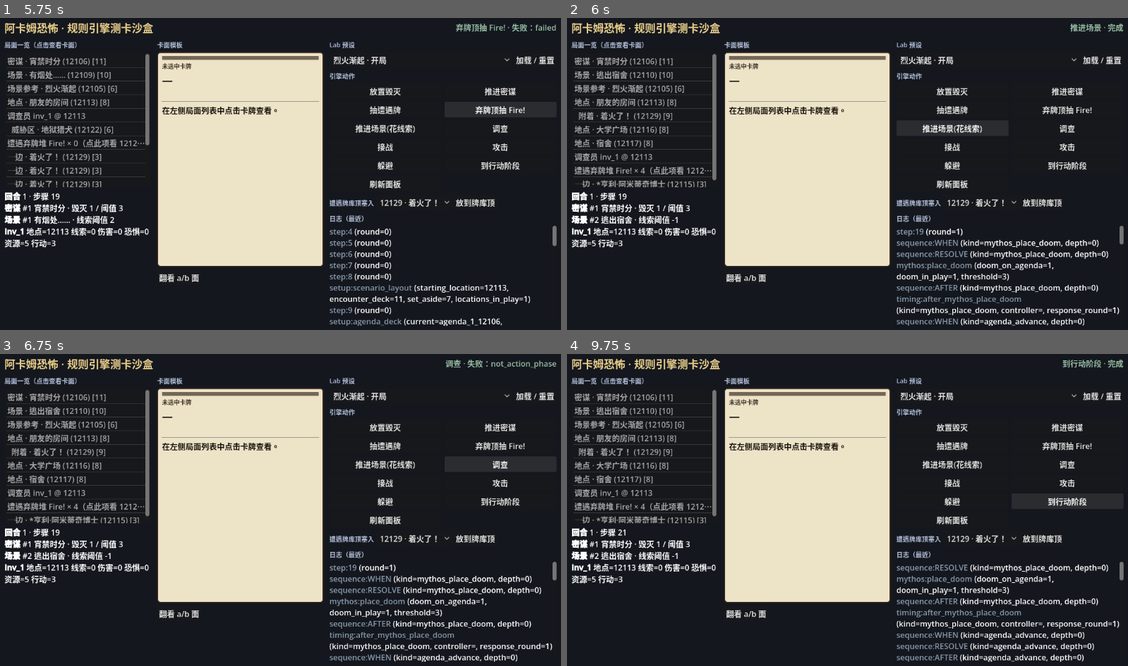
Above: before the commit, frames 1-4 (two rows, left to right).
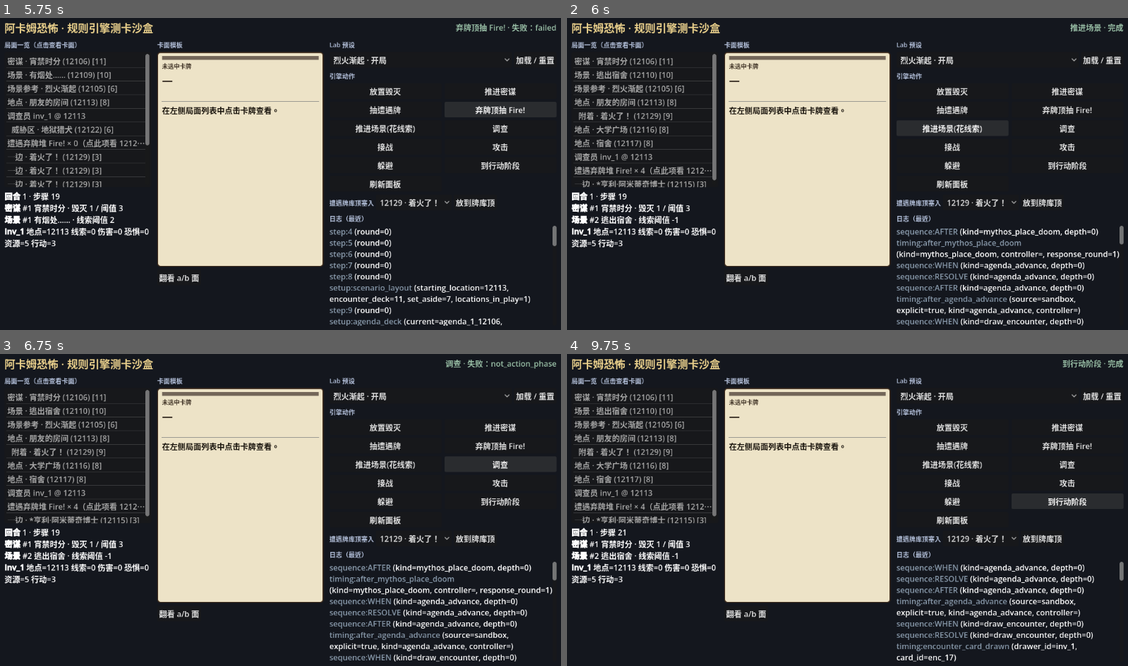
Above: after the commit, the same moments.

Repository: BlastMasterCreeper/arkhamhorror
Game: Godot game, scene res://ui/sandbox/sandbox.tscn
The game is run twice, just before and just after one commit, with the same random seed, the same clock (stepped at 60 frames per second) and the same inputs.
Inputs:
- Up to frame 1 (5.75 s): click "翻看 a/b 面" at 0.5 s; click "烈火渐起 · 开局" at 1.25 s; click "加载 / 重置" at 2 s; click "放置毁灭" at 2.75 s; click "推进密谋" at 3.5 s; click "抽遭遇牌" at 4.25 s; click "弃牌顶抽 Fire!" at 5 s
- Up to frame 2 (6 s): click "推进场景(花线索)" at 5.75 s
- Up to frame 3 (6.75 s): click "调查" at 6.5 s
- Up to frame 4 (9.75 s): click "接战" at 7.25 s; click "攻击" at 8 s; click "躲避" at 8.75 s; click "到行动阶段" at 9.5 s

Frame 1 is identical in both runs. In frame 2, 3.3% of the frame differs, in the area x 58-99%, y 67-99%; in frame 3, 3.3%; in frame 4, 3.7%.

Commit message:
Route LISTENER, peril, and act-back through CompositionMount.
Clear remaining §3.1 vacuum paths: ListenerDispatcher and act/agenda
back bodies nest seq.ability.resolve; peril and hidden privacy nest
seq.effect.register. Shared CompositionMount helper also used by
Initiation and Forced activation.

Co-authored-by: BlastMasterCreeper <BlastMasterCreeper@users.noreply.github.com>

Diff:
--- a/bootstrap/game_bootstrap.gd
+++ b/bootstrap/game_bootstrap.gd
@@ -38,7 +38,7 @@
 		ctx.state, ctx.registrations, ctx.mutator, ctx.log
 	)
 	ctx.composition.bind_game_context(ctx)
-	ctx.listeners = ListenerDispatcher.new(ctx.registrations, ctx.composition)
+	ctx.listeners = ListenerDispatcher.new(ctx.registrations, ctx)
 	ctx.timing.bind_listeners(ctx.listeners)
 	ctx.legality = InitiationLegalityChecker.new()
 	ctx.initiation = AbilityInitiationPipeline.new(
--- a/rules/abilities/ability_initiation_pipeline.gd
+++ b/rules/abilities/ability_initiation_pipeline.gd
@@ -166,21 +166,13 @@
 func _resolve_composition_on_stack(intent: InitiationIntent, ctx: GameContext) -> void:
 	if intent == null or intent.composition == null:
 		return
-	if (
-		ctx != null
-		and ctx.sequence_catalog != null
-		and ctx.sequence_catalog.has_flow(&"seq.ability.resolve")
+	if CompositionMount.resolve_ability(
+		ctx,
+		intent.composition,
+		intent.controller_id,
+		intent.ability_id,
+		intent.source_id
 	):
-		ctx.sequence_catalog.nest(
-			ctx,
-			&"seq.ability.resolve",
-			{
-				"composition": intent.composition,
-				"controller_id": intent.controller_id,
-				"ability_id": intent.ability_id,
-				"source_id": intent.source_id,
-			}
-		)
 		return
 	if _composition != null:
 		_composition.execute(intent.composition)
--- a/rules/abilities/triggered_ability_service.gd
+++ b/rules/abilities/triggered_ability_service.gd
@@ -233,20 +233,13 @@
 func _execute_composition_on_stack(descriptor: TriggeredAbilityDescriptor) -> void:
 	if descriptor == null or descriptor.composition == null or _ctx == null:
 		return
-	if (
-		_ctx.sequence_catalog != null
-		and _ctx.sequence_catalog.has_flow(&"seq.ability.resolve")
+	if CompositionMount.resolve_ability(
+		_ctx,
+		descriptor.composition,
+		_effective_controller(descriptor),
+		descriptor.id,
+		descriptor.source_id
 	):
-		_ctx.sequence_catalog.nest(
-			_ctx,
-			&"seq.ability.resolve",
-			{
-				"composition": descriptor.composition,
-				"controller_id": _effective_controller(descriptor),
-				"ability_id": descriptor.id,
-				"source_id": descriptor.source_id,
-			}
-		)
 		return
 	if _ctx.composition != null:
 		_ctx.composition.execute(descriptor.composition)
--- /dev/null
+++ b/rules/composition/composition_mount.gd
@@ -0,0 +1,65 @@
+class_name CompositionMount
+extends RefCounted
+
+## 效果体装载：优先 nest 命名流程，禁止直 `composition.execute` 真空。
+## 见 docs/design/19-core-2026-translation-roadmap.md §3.1
+
+
+## 能力 / LISTENER / act-agenda 背文效果体 → nest `seq.ability.resolve`。
+static func resolve_ability(
+	game_ctx: GameContext,
+	tree: CompositionNode,
+	controller_id: StringName = &"",
+	ability_id: StringName = &"",
+	source_id: StringName = &""
+) -> bool:
+	if game_ctx == null or tree == null:
+		return false
+	if (
+		game_ctx.sequence_catalog != null
+		and game_ctx.sequence_catalog.has_flow(&"seq.ability.resolve")
+	):
+		var result: Dictionary = game_ctx.sequence_catalog.nest(
+			game_ctx,
+			&"seq.ability.resolve",
+			{
+				"composition": tree,
+				"controller_id": controller_id,
+				"ability_id": ability_id,
+				"source_id": source_id,
+			}
+		)
+		return bool(result.get("ok", false))
+	if game_ctx.composition != null:
+		game_ctx.composition.execute(tree)
+		return true
+	return false
+
+
+## Buff 创建（险境 / Hidden 等）→ nest `seq.effect.register`。
+static func register_effect(
+	game_ctx: GameContext,
+	template: RegistrationTemplate,
+	controller_id: StringName = &"",
+	card_id: StringName = &""
+) -> bool:
+	if game_ctx == null or template == null:
+		return false
+	if (
+		game_ctx.sequence_catalog != null
+		and game_ctx.sequence_catalog.has_flow(&"seq.effect.register")
+	):
+		var result: Dictionary = game_ctx.sequence_catalog.nest(
+			game_ctx,
+			&"seq.effect.register",
+			{
+				"controller_id": controller_id,
+				"card_id": card_id,
+				"template": template,
+			}
+		)
+		return bool(result.get("ok", false))
+	if game_ctx.registrations != null:
+		game_ctx.registrations.register(template)
+		return true
+	return false
--- a/rules/encounter/encounter_peril.gd
+++ b/rules/encounter/encounter_peril.gd
@@ -15,9 +15,7 @@
 	if game_ctx.registrations.has_peril_for_drawn_card(card_id):
 		return
 	var template := RegistrationTemplate.peril_drawn_card_resolving(drawer_id, card_id)
-	var node := CompositionNode.register(template)
-	node.provenance = AbilityUnitRef.from_framework(&"seq.draw.encounter")
-	game_ctx.composition.execute(node)
+	CompositionMount.register_effect(game_ctx, template, drawer_id, card_id)
 
 
 static func unregister_for_card(game_ctx: GameContext, card_id: StringName) -> void:
--- a/rules/encounter/encounter_privacy.gd
+++ b/rules/encounter/encounter_privacy.gd
@@ -14,9 +14,7 @@
 	if game_ctx.registrations.has_hidden_leave_hand_restriction(card_id):
 		return
 	var template := RegistrationTemplate.hidden_in_hand(controller_id, card_id)
-	var node := CompositionNode.register(template)
-	node.provenance = AbilityUnitRef.from_framework(&"seq.encounter.revelation")
-	game_ctx.composition.execute(node)
+	CompositionMount.register_effect(game_ctx, template, controller_id, card_id)
 
 
 static func unregister_for_card(game_ctx: GameContext, card_id: StringName) -> void:
--- a/rules/registration/listener_dispatcher.gd
+++ b/rules/registration/listener_dispatcher.gd
@@ -2,12 +2,16 @@
 extends RefCounted
 
 var _registrations: RegistrationStore
-var _composition: CompositionExecutor
+var _game_ctx: GameContext = null
 
 
-func _init(registrations: RegistrationStore, composition: CompositionExecutor) -> void:
+func _init(registrations: RegistrationStore, game_ctx: GameContext = null) -> void:
 	_registrations = registrations
-	_composition = composition
+	_game_ctx = game_ctx
+
+
+func bind_game_context(ctx: GameContext) -> void:
+	_game_ctx = ctx
 
 
 func dispatch(timing_name: StringName) -> int:
@@ -15,7 +19,13 @@
 	for entry in _registrations.collect_listeners(timing_name):
 		if entry.composition == null:
 			continue
-		_composition.execute(entry.composition)
+		CompositionMount.resolve_ability(
+			_game_ctx,
+			entry.composition,
+			entry.controller_id,
+			&"",
+			entry.reg_id
+		)
 		fired += 1
 		if entry.lifetime_kind == AhcEnums.LifetimeKind.UNTIL_FIRED:
 			_registrations.unregister(entry.reg_id)
--- a/rules/registration/listener_entry.gd
+++ b/rules/registration/listener_entry.gd
@@ -2,5 +2,6 @@
 extends RefCounted
 
 var reg_id: StringName = &""
+var controller_id: StringName = &""
 var lifetime_kind: AhcEnums.LifetimeKind = AhcEnums.LifetimeKind.UNTIL_FIRED
 var composition: CompositionNode = null
--- a/rules/registration/registration_store.gd
+++ b/rules/registration/registration_store.gd
@@ -274,6 +274,7 @@
 				continue
 			var entry := ListenerEntry.new()
 			entry.reg_id = reg.id
+			entry.controller_id = reg.controller_id
 			entry.lifetime_kind = reg.lifetime_kind
 			entry.composition = buff.listener.composition
 			out.append(entry)
--- a/rules/scenario/act_agenda_back_flow.gd
+++ b/rules/scenario/act_agenda_back_flow.gd
@@ -55,13 +55,10 @@
 		game_ctx.state.scenario_resolution if game_ctx.state != null else -1
 	)
 	var executed := false
-	if (
-		game_ctx.composition != null
-		and tree != null
-		and not _seq_is_empty(tree)
-	):
-		game_ctx.composition.execute(tree)
-		executed = true
+	if tree != null and not _seq_is_empty(tree):
+		executed = CompositionMount.resolve_ability(
+			game_ctx, tree, &"", &"act_agenda_back", definition_id
+		)
 	var resolution := resolution_before
 	if game_ctx.state != null and game_ctx.state.scenario_resolution != resolution_before:
 		resolution = game_ctx.state.scenario_resolution
--- a/tests/run_headless.gd
+++ b/tests/run_headless.gd
@@ -45,6 +45,7 @@
 	_run_test("C-05 restriction blocks draw dry-run", _test_restriction_blocks_draw)
 	_run_test("C-06 listener draws on timing", _test_listener_draw_on_timing)
 	_run_test("C-07 until_fired listener removes self", _test_until_fired_listener)
+	_run_test("C-08 listener fires via seq.ability.resolve", _test_listener_no_vacuum)
 	_run_test("C-08 initiation dry-run gate", _test_initiation_dry_run_gate)
 	_run_test("C-09 choice dry-run OR branch", _test_dry_run_choice_or)
 	_run_test("C-10 must choice auto-picks sole branch", _test_must_choice_auto_pick)
@@ -213,6 +214,7 @@
 	_run_test("PERIL-02 peril blocks teammate play", _test_peril_blocks_teammate_play)
 	_run_test("PERIL-03 peril blocks teammate trigger", _test_peril_blocks_teammate_trigger)
 	_run_test("PERIL-06 drawer play and trigger allowed", _test_peril_drawer_play_trigger_ok)
+	_run_test("PERIL-07 peril registers via seq.effect.register", _test_peril_register_no_vacuum)
 	_run_test("ST-07 apply success callback", _test_st_apply_success)
 	_run_test("ST-08 end discards committed", _test_st_end_cleanup)
 	_run_test("ACT-01 investigate discovers clue", _test_act_investigate_success)
@@ -683,10 +685,15 @@
 	var inv := h.ctx.state.registry.get_investigator(&"inv_1")
 	inv.skill_willpower = 0
 	h.ctx.state.doom_on_agenda = 3
+	var before_resolve := _sequence_kind_count(h, &"ability_resolve")
 	var adv := h.ctx.sequence_catalog.run(
 		h.ctx, &"seq.agenda.advance", {"source": &"test", "explicit": true}
 	)
-	return adv.get("advanced", false) and inv.horror_taken == 1
+	return (
+		adv.get("advanced", false)
+		and inv.horror_taken == 1
+		and _sequence_kind_count(h, &"ability_resolve") > before_resolve
+	)
 
 
 func _test_sc17_agenda2_flip_skill_damage() -> bool:
@@ -1023,6 +1030,21 @@
 		return false
 	var inv := h.ctx.state.registry.get_investigator(&"inv_1")
 	return inv.hand.size() == 1 and inv.deck.size() == 1
+
+
+func _test_listener_no_vacuum() -> bool:
+	## LISTENER 开火经 seq.ability.resolve 装载（禁直 execute）。
+	var h := RuleTestHarness.new(42)
+	GameBootstrap.add_test_card_to_deck(h.ctx, &"inv_1")
+	var c := CompositionTestHelper.new(h.ctx)
+	c.execute(CompositionTestHelper.delayed_draw_listener(&"inv_1", &"after_fight"))
+	var before := _sequence_kind_count(h, &"ability_resolve")
+	h.ctx.timing.emit_timing(&"after_fight")
+	var inv := h.ctx.state.registry.get_investigator(&"inv_1")
+	return (
+		inv.hand.size() == 1
+		and _sequence_kind_count(h, &"ability_resolve") > before
+	)
 
 
 func _test_initiation_dry_run_gate() -> bool:
@@ -4641,6 +4663,17 @@
 	EncounterPeril.register_if_peril(h.ctx, drawer_id, enc_id, true)
 
 
+func _test_peril_register_no_vacuum() -> bool:
+	## 险境挂载经 seq.effect.register（对齐 gained keyword）。
+	var h := RuleTestHarness.new(42)
+	var before := _sequence_kind_count(h, &"effect_register")
+	_setup_peril_for_drawer(h, &"inv_1", &"enc_peril_vac")
+	return (
+		h.ctx.registrations.has_peril_for_drawn_card(&"enc_peril_vac")
+		and _sequence_kind_count(h, &"effect_register") > before
+	)
+
+
 func _test_rest_draw_action_blocked() -> bool:
 	var h := RuleTestHarness.new(42)
 	GameBootstrap.add_test_card_to_deck(h.ctx, &"inv_1")
Not shown, changed: docs/design/19-core-2026-translation-roadmap.md
